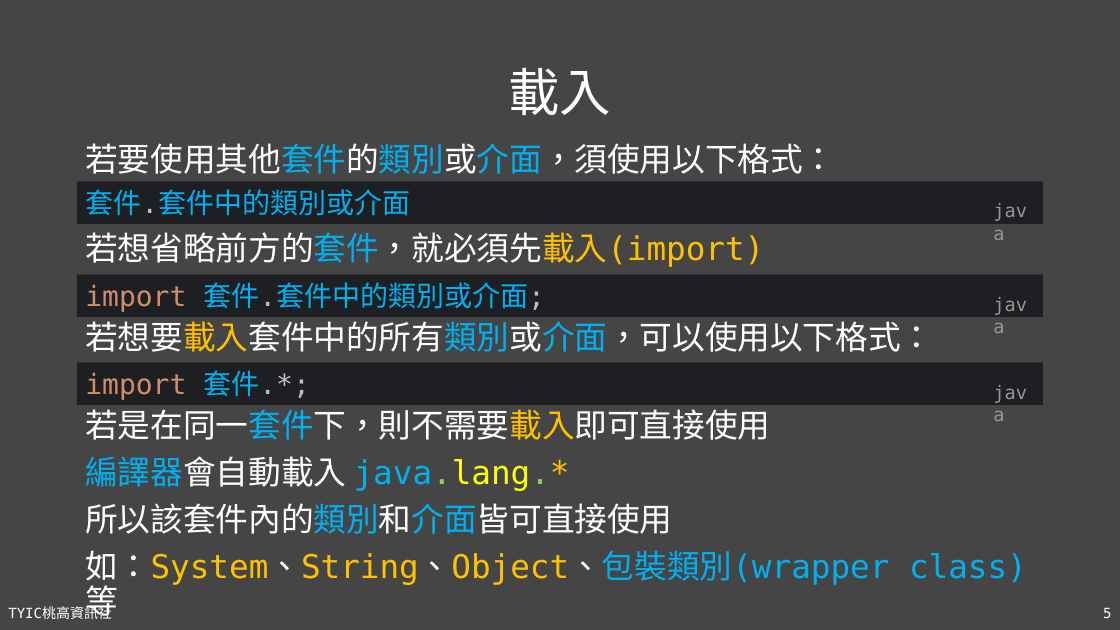
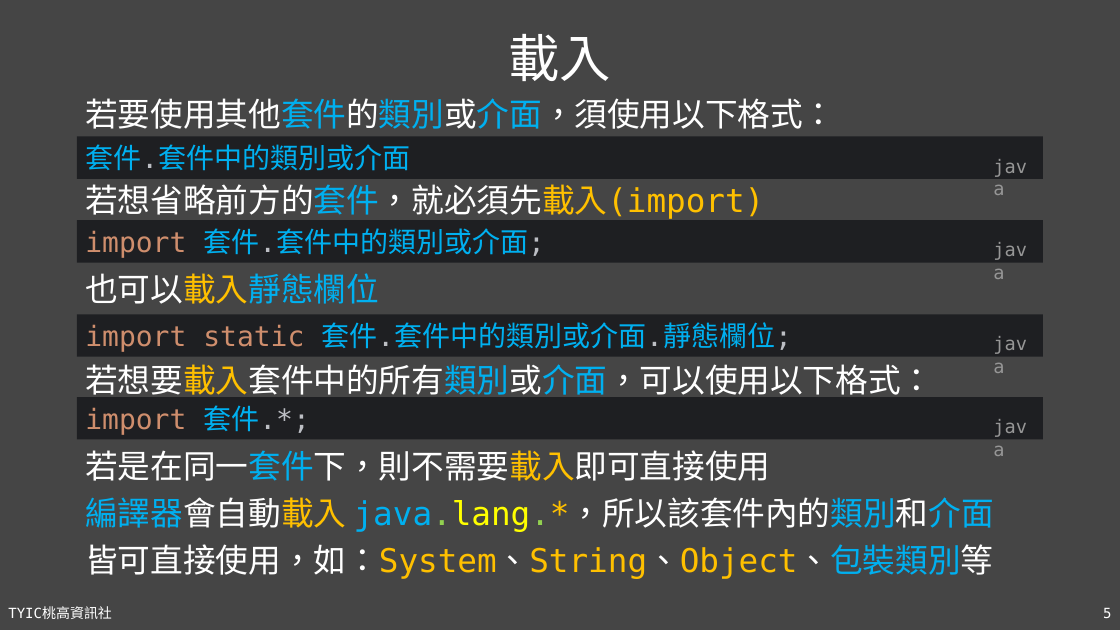
Before and after one commit to TYSHIC/slides, a slide deck: slide 5 of powerpoint/09_套件與存取修飾子.pptx. Drawn at 1120x630 pixels with LibreOffice and Linux fonts; fonts in the diff are those of the drawing. Boxes give left, top, right and bottom in pixels: in the first picture for what was removed or moved away, otherwise in the second. Text is boxed around its words. In the diff, an @@ line names an element or a change of style, - is before the commit and + after.

```diff
--- a/powerpoint/09_套件與存取修飾子.pptx
+++ b/powerpoint/09_套件與存取修飾子.pptx
@@ title "載入": place and size @@
-title "載入" at bbox=[509, 68, 612, 115]
+title "載入" at bbox=[509, 34, 612, 81]
@@ 2 texts, 1 rectangle: place and size @@
-2 texts, 1 rectangle at bbox=[77, 143, 1044, 226]
+2 texts, 1 rectangle at bbox=[77, 98, 1044, 181]
@@ text "若想省略前方的套件，就必須先載入(import)": place and size @@
-text "若想省略前方的套件，就必須先載入(import)" at bbox=[85, 232, 764, 267]
+text "若想省略前方的套件，就必須先載入(import)" at bbox=[85, 184, 764, 219]
@@ rectangle "import 套件.套件中的類別或介面;": place and size @@
-rectangle "import 套件.套件中的類別或介面;" at bbox=[77, 275, 1044, 317]
+rectangle "import 套件.套件中的類別或介面;" at bbox=[77, 220, 1044, 262]
@@ text "java" rewrapped from bbox=[986, 288, 1044, 319] to bbox=[354, 498, 994, 532] @@
@@ text added at bbox=[85, 273, 379, 304], 28 pt, text #00B0F0 @@
+也可以載入靜態欄位
@@ rectangle added at bbox=[77, 314, 1044, 356], fill #1E1F22, 24 pt, text #00B0F0 @@
+import static 套件.套件中的類別或介面.靜態欄位;
@@ text added at bbox=[986, 329, 1044, 360], 16 pt, text #969696 @@
+java
@@ text "若想要載入套件中的所有類別或介面，可以使用以下格式：": place and size @@
-text "若想要載入套件中的所有類別或介面，可以使用以下格式：" at bbox=[85, 321, 933, 352]
+text "若想要載入套件中的所有類別或介面，可以使用以下格式：" at bbox=[85, 364, 933, 395]
@@ rectangle "import 套件.*;": place and size @@
-rectangle "import 套件.*;" at bbox=[77, 363, 1044, 405]
+rectangle "import 套件.*;" at bbox=[77, 397, 1044, 439]
@@ text "java": place and size @@
-text "java" at bbox=[986, 376, 1044, 408]
+text "java" at bbox=[986, 411, 1044, 442]
@@ text "若是在同一套件下，則不需要載入即可直接使用": place and size @@
-text "若是在同一套件下，則不需要載入即可直接使用" at bbox=[85, 409, 1027, 619]
+text "若是在同一套件下，則不需要載入即可直接使用" at bbox=[85, 450, 994, 579]
@@ text at bbox=[85, 497, 994, 579]: text changed; text colour #00B0F0 to #FFFFFF @@
-編譯器會自動載入 java.lang.*
-所以該套件內的類別和介面皆可直接使用
-如：System、String、Object、包裝類別(wrapper class)等
+編譯器會自動載入 java.lang.*，所以該套件內的類別和介面
+皆可直接使用，如：System、String、Object、包裝類別等
```
Also in this commit, not shown: 14 other files.
